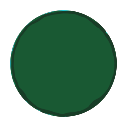
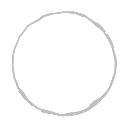
Layer changes from the first (128, 128) image to the second:
added layer "图层 2 拷贝 3" above "图层 2 拷贝" over [10, 10, 117, 117]
hid "图层 2 拷贝" over [10, 10, 117, 117]
hid "图层 2" over [10, 10, 117, 117]
